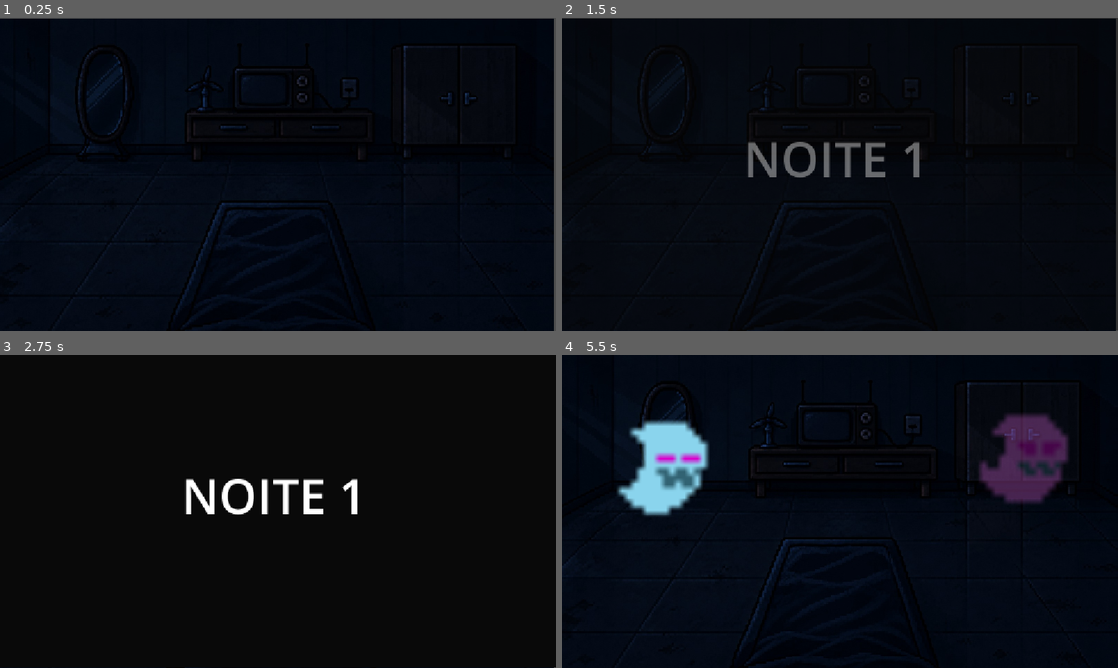
Above: before the commit, frames 1-4 (two rows, left to right).
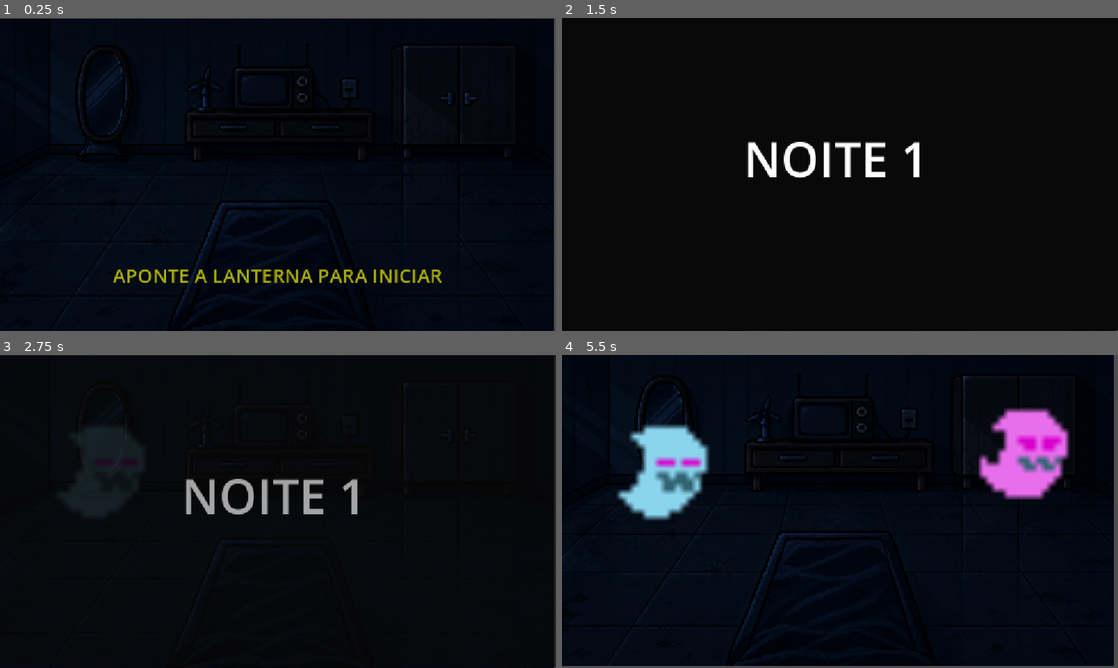
Above: after the commit, the same moments.

Repository: rubual/compet2026-asssombrado
Game: Godot game, scene res://Main.tscn
Two runs of this game, one before a commit and one after it. Both use one fixed random seed, a clock stepped at 60 frames per second and the inputs below.
Inputs (mouse positions are in pixels of both pictures, inside the frame that each line leads up to):
- Up to frame 1 (0.25 s): no input
- Up to frame 2 (1.5 s): click (840, 274) at 0.5 s, where only the run after the commit has a clickable "APONTE A LANTERNA PARA INICIAR"; hold Right (ui_right) from 1.28 s (still down)
- Up to frame 3 (2.75 s): release Right (ui_right) at 2.03 s; hold Down (ui_down) from 2.03 s (still down)
- Up to frame 4 (5.5 s): release Down (ui_down) at 2.78 s; hold Right (ui_right) 2.78-4.28 s; hold Left (ui_left) from 4.28 s (still down)

The runs differ from the first frame. In frame 1, 1.2% of the frame differs, in the area x 20-80%, y 80-85%; in frame 2, 2.4%; in frame 3, 4.0%; in frame 4, 8.3%, in the area x 0-100%, y 0-100%.

Commit message:
fix: limpa offsets manuais no script para nao conflitar com as ancoras da cena

Diff:
--- a/main.gd
+++ b/main.gd
@@ -85,28 +85,21 @@
 
 
 func _configurar_textos():
+	# Expande o Menu para cobrir a tela inteira, para que as âncoras dos filhos funcionem
+	$Interface/Menu.set_anchors_preset(Control.PRESET_FULL_RECT)
+
 	# Transforma os botões antigos em textos piscantes de Arcade e os centraliza
 	botao_iniciar.flat = true
 	botao_iniciar.text = "APONTE A LANTERNA PARA INICIAR"
 	botao_iniciar.alignment = HORIZONTAL_ALIGNMENT_CENTER
 	botao_iniciar.add_theme_color_override("font_color", Color(1, 1, 0)) # Amarelo
 	botao_iniciar.add_theme_font_size_override("font_size", 40)
-	botao_iniciar.set_anchors_preset(Control.PRESET_HCENTER_WIDE)
-	botao_iniciar.offset_left = 0
-	botao_iniciar.offset_right = 0
-	botao_iniciar.offset_top = 500
-	botao_iniciar.offset_bottom = 560
 
 	botao_tentar.flat = true
 	botao_tentar.text = "APONTE A LANTERNA PARA TENTAR DE NOVO"
 	botao_tentar.alignment = HORIZONTAL_ALIGNMENT_CENTER
 	botao_tentar.add_theme_color_override("font_color", Color(1, 0.2, 0.2)) # Vermelho
 	botao_tentar.add_theme_font_size_override("font_size", 30)
-	botao_tentar.set_anchors_preset(Control.PRESET_HCENTER_WIDE)
-	botao_tentar.offset_left = 0
-	botao_tentar.offset_right = 0
-	botao_tentar.offset_top = 500
-	botao_tentar.offset_bottom = 560
 
 	# Animação de Piscar (Blinking) Infinita para os textos de continuar
 	var tween_botoes = create_tween().set_loops()
